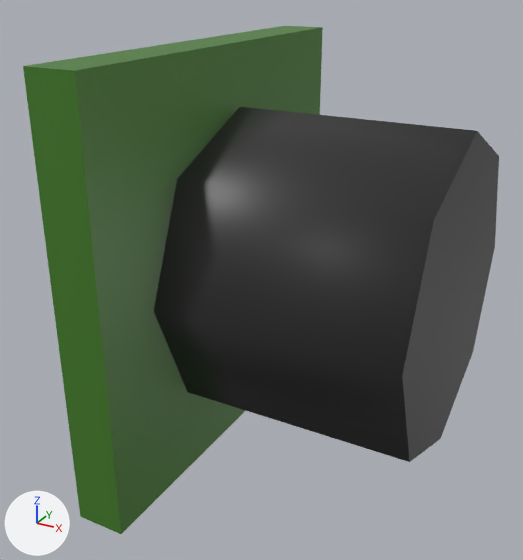
The COLLADA model pandora_sensors_description/meshes/microphone_sensor/microphone_small.dae, before and after one commit.
Both versions are drawn from a camera (50 mm lens) standing at (0.0219, -0.0318, 0.0147) and looking at (0.0052, -0.0015, -0.0005). Lighting does not change. The marker at lower left points along +X, +Y and +Z. Where no turn or scale is listed for an object, it has been applied to the vertices.

The scene before the commit, as lines of its bpy script (objects in view):
```python
me_plane_002 = bpy.data.meshes.new('Plane.002')
me_plane_002.from_pydata(...)  # 25 vertices, 36 faces; spans x 0.0..0.015, y -0.011..0.011, z -0.011..0.011
# faces by material slot: [12, 24]
me_plane_002.materials.append(mat_pcb_green_002)  # dark green #437c25
me_plane_002.materials.append(mat_sonar_black_002)  # black #2c2c2c
ob_plane = bpy.data.objects.new('Plane', me_plane_002)
ob_plane.location = (0.0, 0.0, 0.0)
```
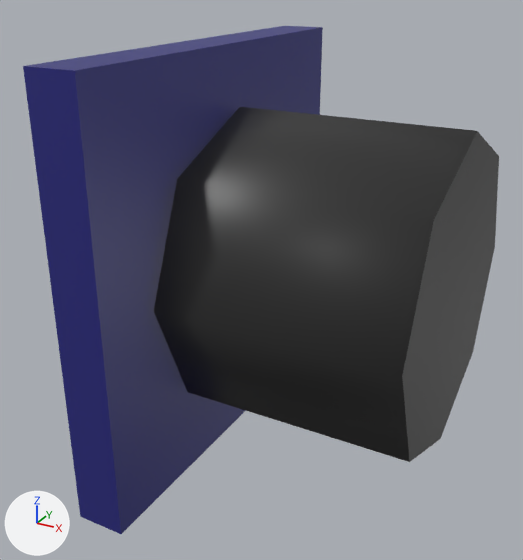
Where the change shows, as pixel boxes (x1, y1, x2, y2) in the pictures (523 x 560 px):
part 1 of me_plane_002, recoloured (green to blue)
    both: (23, 26, 323, 534)

The change, as a list of edits to the scene's bpy script:
```text
Add mat_pcb_blue_002:
    mat_pcb_blue_002 = principled_material('PCB_Blue_002')
    mat_pcb_blue_002.base_color = (0.0181, 0.0181, 0.203)  # dark blue #25257c
    mat_pcb_blue_002.roughness = 0.44
Change me_plane_002:
    where me_plane_002.from_pydata(...)  # 25 vertices, 36 faces; spans x 0.0..0.015, y -0.011..0.011, z -0.011..0.011
    used by ob_plane; location = (0.0, 0.0, 0.0)
    me_plane_002 part 1: all 12 faces that had it switch from mat_pcb_green_002 (dark green #437c25) to mat_pcb_blue_002 (dark blue #25257c)
```
